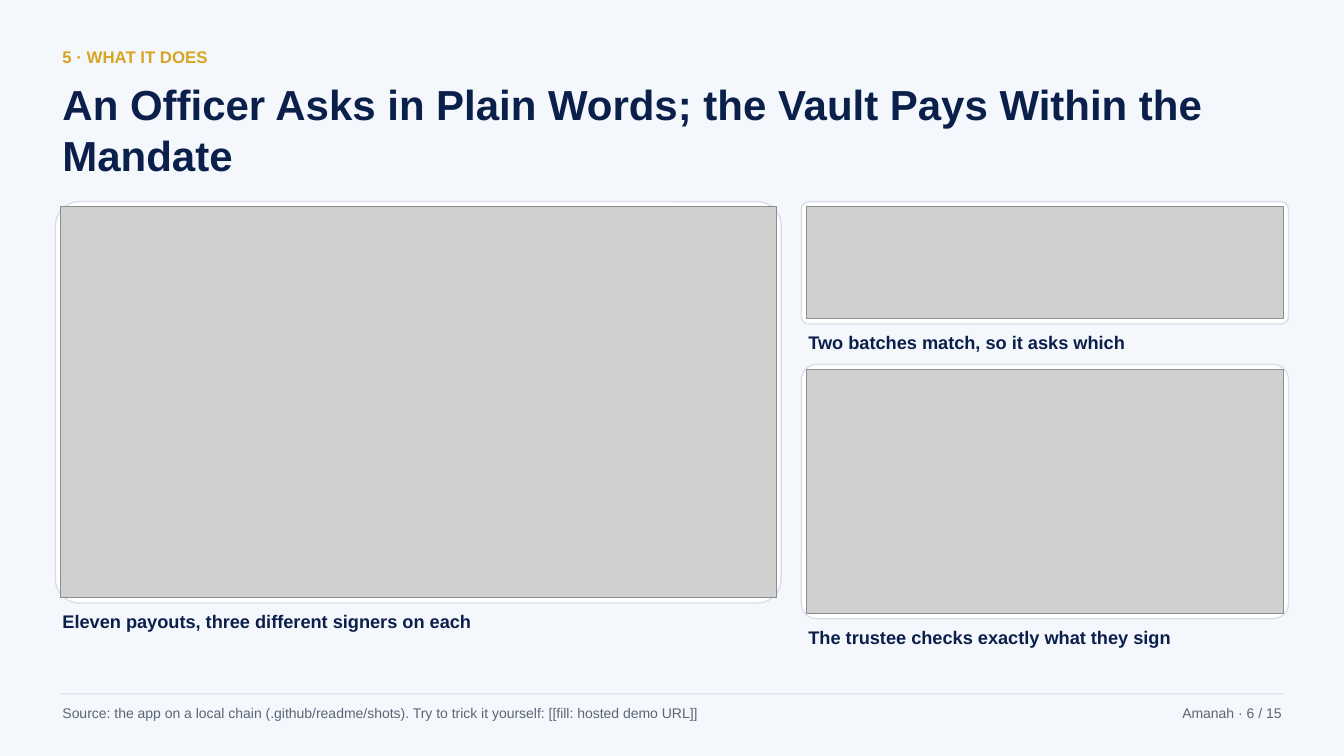
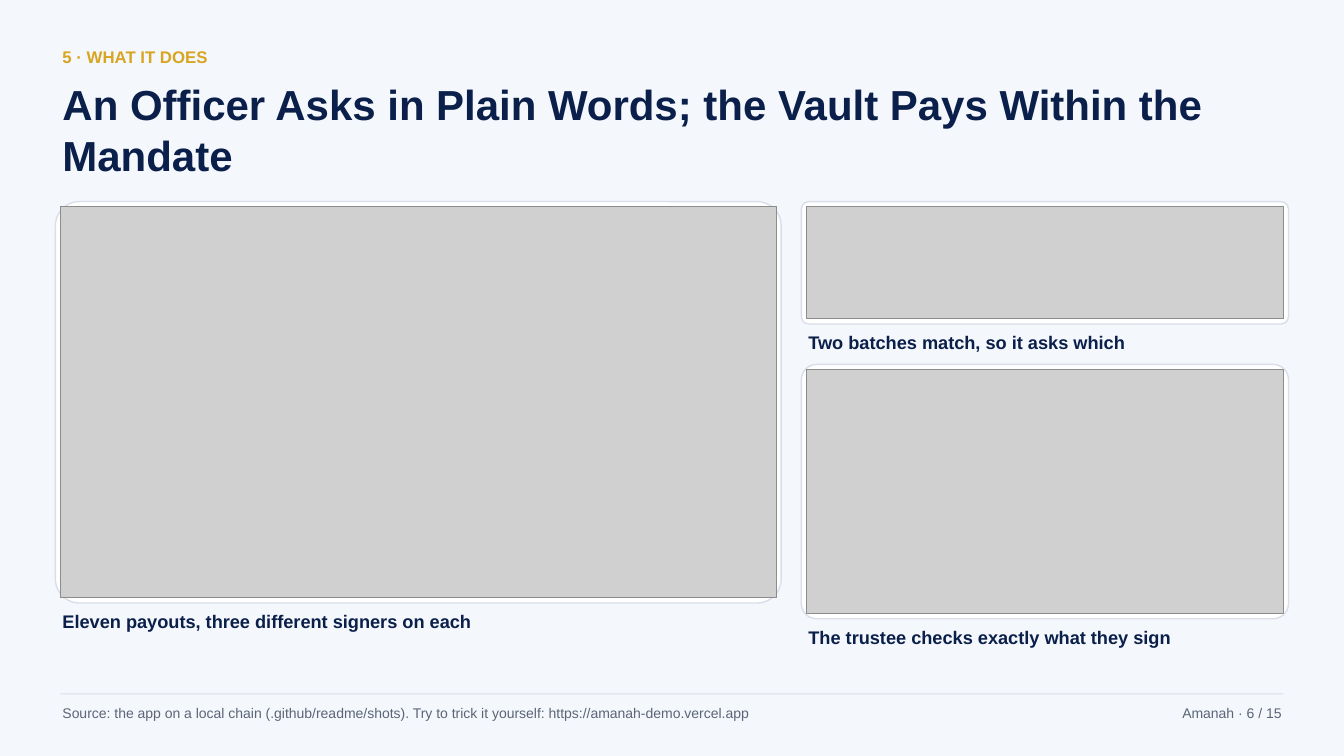
Before and after one commit to hafizmnazman/amanah-wallet, a slide deck: slide 6 of docs/deck/amanah-deck.pptx. Drawn at 1344x756 pixels with LibreOffice and Linux fonts; fonts in the diff are those of the drawing; grey boxes stand for pictures. Boxes give left, top, right and bottom in pixels: in the first picture for what was removed or moved away, otherwise in the second. Text is boxed around its words. In the diff, an @@ line names an element or a change of style, - is before the commit and + after.

```diff
--- a/docs/deck/amanah-deck.pptx
+++ b/docs/deck/amanah-deck.pptx
@@ text at box(62, 708, 749, 721): text changed @@
-Source: the app on a local chain (.github/readme/shots). Try to trick it yourself: [[fill: hosted demo URL]]
+Source: the app on a local chain (.github/readme/shots). Try to trick it yourself: https://amanah-demo.vercel.app
```
Also in this commit, not shown: 5 other slides changed, 7 other files.
